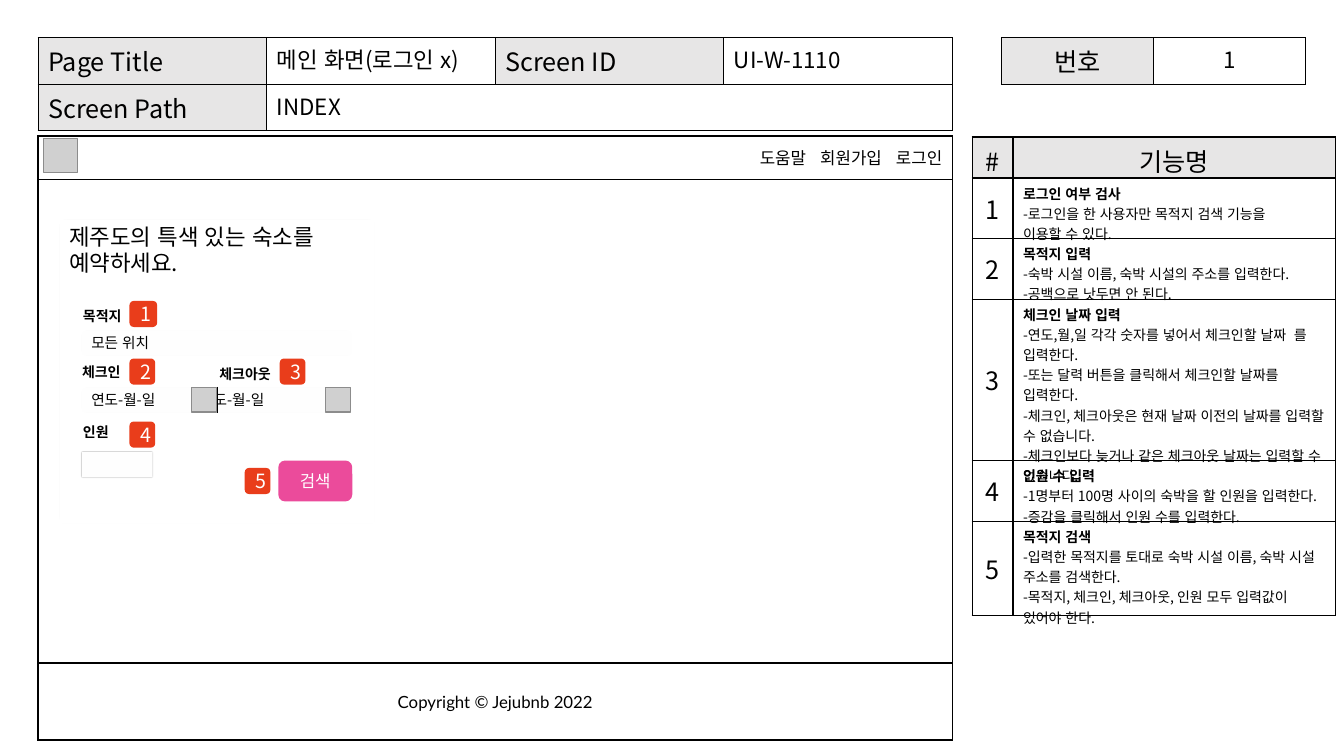
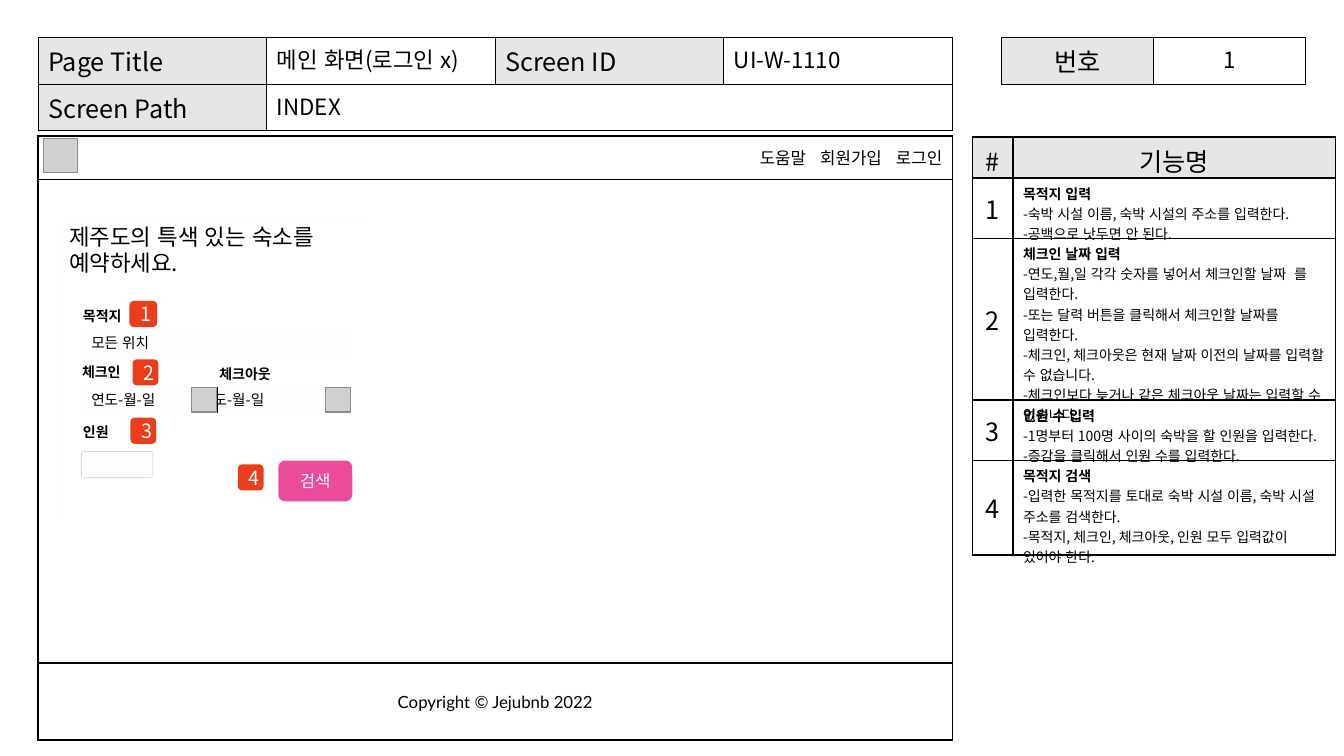
Before and after one commit to Shimcoding/AnywhereBnb, a slide deck: slide 21 of 제주관광비앤비_프로젝트.pptx. Drawn at 1344x756 pixels with LibreOffice and Linux fonts; fonts in the diff are those of the drawing; grey boxes stand for pictures. Boxes give left, top, right and bottom in pixels: in the first picture for what was removed or moved away, otherwise in the second. Text is boxed around its words. In the diff, an @@ line names an element or a change of style, - is before the commit and + after.

Commit message:
달력 년도 없애기, 에러 처리, json, 인터페이스 규격서 워드로, 화면 구성도

```diff
--- a/제주관광비앤비_프로젝트.pptx
+++ b/제주관광비앤비_프로젝트.pptx
@@ table at [973,137,1336,572] @@
-row 2: 1 | 로그인 여부 검사 / -로그인을 한 사용자만 목적지 검색 기능을 / 이용할 수 있다.
-row 3: 2 | 목적지 입력 / -숙박 시설 이름, 숙박 시설의 주소를 입력한다. / -공백으로 낫두면 안 된다.
-row 4: 3 | 체크인 날짜 입력 / -연도,월,일 각각 숫자를 넣어서 체크인할 날짜 를 입력한다. / -또는 달력 버튼을 클릭해서 체크인할 날짜를 입력한다. / -체크인, 체크아웃은 현재 날짜 이전의 날짜를 입력할 수 없습니다. / -체크인보다 늦거나 같은 체크아웃 날짜는 입력할 수 없습니다.
-row 5: 4 | 인원 수 입력 / -1명부터 100명 사이의 숙박을 할 인원을 입력한다. / -증감을 클릭해서 인원 수를 입력한다.
-row 6: 5 | 목적지 검색 / -입력한 목적지를 토대로 숙박 시설 이름, 숙박 시설 주소를 검색한다. / -목적지, 체크인, 체크아웃, 인원 모두 입력값이 있어야 한다.
+row 2: 1 | 목적지 입력 / -숙박 시설 이름, 숙박 시설의 주소를 입력한다. / -공백으로 낫두면 안 된다.
+row 3: 2 | 체크인 날짜 입력 / -연도,월,일 각각 숫자를 넣어서 체크인할 날짜 를 입력한다. / -또는 달력 버튼을 클릭해서 체크인할 날짜를 입력한다. / -체크인, 체크아웃은 현재 날짜 이전의 날짜를 입력할 수 없습니다. / -체크인보다 늦거나 같은 체크아웃 날짜는 입력할 수 없습니다.
+row 4: 3 | 인원 수 입력 / -1명부터 100명 사이의 숙박을 할 인원을 입력한다. / -증감을 클릭해서 인원 수를 입력한다.
+row 5: 4 | 목적지 검색 / -입력한 목적지를 토대로 숙박 시설 이름, 숙박 시설 주소를 검색한다. / -목적지, 체크인, 체크아웃, 인원 모두 입력값이 있어야 한다.
@@ rounded rectangle "3": place and size @@
-rounded rectangle "3" at [280,359,307,385]
+rounded rectangle "3" at [130,417,156,444]
@@ rounded rectangle "4": place and size @@
-rounded rectangle "4" at [129,421,155,448]
+rounded rectangle "4" at [238,465,264,491]
@@ rounded rectangle removed at [245,468,271,494] @@
-5
```
Also in this commit, not shown: 1 other slide changed, 4 other files.
